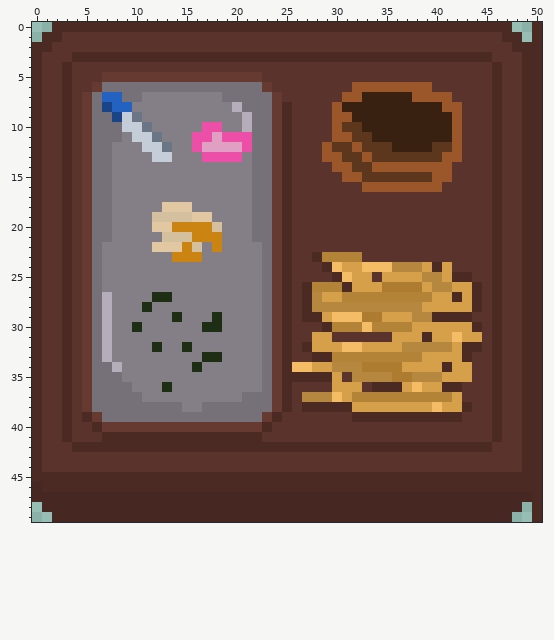
File history of a pixel-art file, ASSETS/TEXTURES/FURNITURE/FURNITURE.aseprite. The picture above is the old version.
500x500 pixels, 1 frame. Pixels under 10% opacity are left out. Colours within 5 levels of each other are drawn and written as one. Shown: x 0..50, y 0..49. The commit also changed other parts of the picture, which this record leaves out.
The same view after the edit:
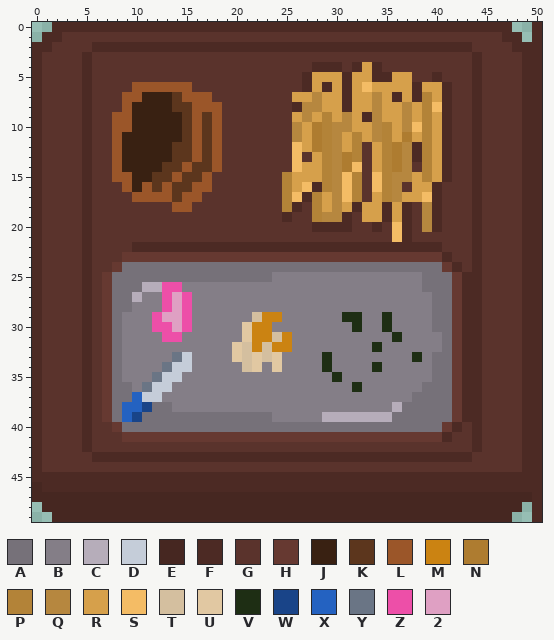
Palette (. is transparent): A #767179  B #847e87  C #b6adba  D #c5cdd9  E #462721  F #4c2a24  G #5a332c  H #663931  J #392112  K #5c361d  L #9b5629  M #cb8312  N #ae7c30  P #b38338  Q #b6873f  R #d6a04b  S #f4bc65  T #d4bf9f  U #e1c8a2  V #1e2e14  W #194488  X #2462c1  Y #6a7585  Z #ed4fa8  2 #dfa0c3
The edit:
--- layer "Layer 2"
@@ x 0..50 @@
  1 .FFGGGGGGGGGGGGGGGGGGGGGGGGGGGGGGGGGGGGGGGGGGGGFF.F
- 2 FFGGGGGGGGGGGGGGGGGGGGGGGGGGGGGGGGGGGGGGGGGGGGGGFFF
- 3 FGGGFFFFFFFFFFFFFFFFFFFFFFFFFFFFFFFFFFFFFFFFFFGGGFF
- 4 FGGFGGGGGGGGGGGGGGGGGGGGGGGGGGGGGGGGGGGGGGGGGGFGGFF
- 5 FGGFGGGHHHHHHHHHHHHHHHHGGGGGGGGGGGGGGGGGGGGGGGFGGFF
- 6 FGGFGGHAAAAAAAAAAAAAAAAHGGGGGGGGLLLLLLLLGGGGGGFGGFF
- 7 FGGFGHAXXAABBBBBBBBAAAAAHGGGGGGLLJJJJJLLLLGGGGFGGFF
- 8 FGGFGHAWXXBBBBBBBBBBCAAAHFGGGGLJJJJJJJJJJLLGGGFGGFF
- 9 FGGFGHAAWDYBBBBBBBBBBCAAHFGGGGLLJJJJJJJJJJLGGGFGGFF
-10 FGGFGHAAADDYBBBBBZZBBCAAHFGGGGLKKJJJJJJJJJLGGGFGGFF
-11 FGGFGHAAABDDYBBBZZ2ZZZAAHFGGGGLLKKJJJJJJJJLGGGFGGFF
-12 FGGFGHAABBBDDYBBZ2222ZAAHFGGGLKKLKKKJJJJKKLGGGFGGFF
-13 FGGFGHAABBBBDDBBBZZZZBAAHFGGGLLKKLKKKKKKKLLGGGFGGFF
-14 FGGFGHAABBBBBBBBBBBBBBAAHFGGGGLLKKLLLLLLLLGGGGFGGFF
-15 FGGFGHAABBBBBBBBBBBBBBAAHFGGGGGLLKKKKKKKLLGGGGFGGFF
-16 FGGFGHAABBBBBBBBBBBBBBAAHFGGGGGGGLLLLLLLLGGGGGFGGFF
-17 FGGFGHAABBBBBBBBBBBBBBAAHFGGGGGGGGGGGGGGGGGGGGFGGFF
-18 FGGFGHAABBBBBUUUBBBBBBAAHFGGGGGGGGGGGGGGGGGGGGFGGFF
-19 FGGFGHAABBBBTTTTUUBBBBAAHFGGGGGGGGGGGGGGGGGGGGFGGFF
-20 FGGFGHAABBBBUUMMMMTBBBAAHFGGGGGGGGGGGGGGGGGGGGFGGFF
-21 FGGFGHAABBBBBTTTMMMBBBAAHFGGGGGGGGGGGGGGGGGGGGFGGFF
-22 FGGFGHABBBBBUUUMTBMBBBBAHFGGGGGGGGGGGGGGGGGGGGFGGFF
-23 FGGFGHABBBBBBBMMMBBBBBBAHFGGFPPPPGGGGGGGGGGGGGFGGFF
-24 FGGFGHABBBBBBBBBBBBBBBBAHFGGGFSRRSSSQQQRFRGGGGFGGFF
-25 FGGFGHABBBBBBBBBBBBBBBBAHFGGGGFSRRGRRRRQQRFFGGFGGFF
-26 FGGFGHABBBBBBBBBBBBBBBBAHFGFPPPFRRRNNNNRQQRRFGFGGFF
-27 FGGFGHACBBBBVVBBBBBBBBBAHFGFQRRPPPPPPPPPRRFRFGFGGFF
-28 FGGFGHACBBBVBBBBBBBBBBBAHFGFQQQQQQQQQQQRRRRRFGFGGFF
-29 FGGFGHACBBBBBBVBBBVBBBBAHFGFFRSSSNNRRRQQFFFFGGFGGFF
-30 FGGFGHACBBVBBBBBBVVBBBBAHFGGGFPPPSPPPPRRRRRRFGFGGFF
-31 FGGFGHACBBBBBBBBBBBBBBBAHFGGRRGGGGGGRRRFRRSRRGFGGFF
-32 FGGFGHACBBBBVBBVBBBBBBBAHFGFRRRSSRRRRQQQQQRFFGFGGFF
-33 FGGFGHACBBBBBBBBBVVBBBBAHFGGFFPPPPPPPPPRRRRFGGFGGFF
-34 FGGFGHAACBBBBBBBVBBBBBBAHFSSRRQQQNNNNRRRRFRRGGFGGFF
-35 FGGFGHAAABBBBBBBBBBBBBBAHFFFFFRGQQQQNNQQQRRRGGFGGFF
-36 FGGFGHAAAABBBVBBBBBBBBBAHFGGGGRRRGFFFRSRRFFGGGFGGFF
-37 FGGFGHAAAAABBBBBBBBBBAAAHFGQQQSRPPPPPPPPPPRGGGFGGFF
-38 FGGFGHAAAAAAAAABBAAAAAAAHFGFFFFFRRRRRRRRSRRFGGFGGFF
-39 FGGFGFHAAAAAAAAAAAAAAAAHFGGGGGGGFFFFFFFFFFFGGGFGGFF
-40 FGGFGGFHHHHHHHHHHHHHHHHFGGGGGGGGGGGGGGGGGGGGGGFGGFF
-41 FGGFGGGFFFFFFFFFFFFFFFFGGGGGGGGGGGGGGGGGGGGGGGFGGFF
-42 FGGGFFFFFFFFFFFFFFFFFFFFFFFFFFFFFFFFFFFFFFFFFFGGGFF
-43 FGGGGGGGGGGGGGGGGGGGGGGGGGGGGGGGGGGGGGGGGGGGGGGGGFF
+ 2 FFGGGGFFFFFFFFFFFFFFFFFFFFFFFFFFFFFFFFFFFFFFGGGGFFF
+ 3 FGGGGFGGGGGGGGGGGGGGGGGGGGGGGGGGGGGGGGGGGGGGFGGGGFF
+ 4 FGGGGFGGGGGGGGGGGGGGGGGGGGGGFFFGFRFGGGGGGGGGFGGGGFF
+ 5 FGGGGFGGGGGGGGGGGGGGGGGGGGGFRRRFRRFFRRGGFGGGFGGGGFF
+ 6 FGGGGFGGGGLLLLLLGGGGGGGGGGGFRFRFRSRRRRFRRFGGFGGGGFF
+ 7 FGGGGFGGGLLJJJKLLLGGGGGGGGRRQRRFRRQRFRFPRFGGFGGGGFF
+ 8 FGGGGFGGGLJJJJKKLLLGGGGGGGFQQRRFRRQRRQRPSFGGFGGGGFF
+ 9 FGGGGFGGLLJJJJJKLKLGGGGGGGRQRPRQRFQRRQRPRFGGFGGGGFF
+10 FGGGGFGGLLJJJJJKLKLGGGGGGGQRNPQQRRQPRQSPRFGGFGGGGFF
+11 FGGGGFGGLJJJJJJKLKLGGGGGGGQRNPQRPRQPRNRPRFGGFGGGGFF
+12 FGGGGFGGLJJJJJKKLKLGGGGGGGSRNPQRPGRPNQFPRFGGFGGGGFF
+13 FGGGGFGGLJJJJJKKLKLGGGGGGGSGRPQNPGRPNQFPRFGGFGGGGFF
+14 FGGGGFGGLJJJJKKLKKLGGGGGGGSRRPQNSGRPNQGPRFGGFGGGGFF
+15 FGGGGFGGLLJJKKLKKLGGGGGGGPRRRPQSPGSPQQRPRFGGFGGGGFF
+16 FGGGGFGGGLJLKLKKLLGGGGGGGPRSFPQSPGSPQGRRFGGGFGGGGFF
+17 FGGGGFGGGGLLLLKLLGGGGGGGGPSFPRQSPGRPQRRSFGGGFGGGGFF
+18 FGGGGFGGGGGGGGLLGGGGGGGGGPFGPRQRFRRFRFGQFGGGFGGGGFF
+19 FGGGGFGGGGGGGGGGGGGGGGGGGFGGPQQFGRRFRFGQFGGGFGGGGFF
+20 FGGGGFGGGGGGGGGGGGGGGGGGGGGGFFFFGGFGSFGQFGGGFGGGGFF
+21 FGGGGFGGGGGGGGGGGGGGGGGGGGGGGGGGGGGGSFGGGGGGFGGGGFF
+22 FGGGGFGGGGFFFFFFFFFFFFFFFFFFFFFFFFFFFFFFFGGGFGGGGFF
+23 FGGGGFGGGHHHHHHHHHHHHHHHHHHHHHHHHHHHHHHHHFGGFGGGGFF
+24 FGGGGFGGHAAAAAAAAAAAAAAAAAAAAAAAAAAAAAAAAHFGFGGGGFF
+25 FGGGGFGHAAAAAAAAAAAAAAAABBBBBBBBBBBBBBBAAAHFFGGGGFF
+26 FGGGGFGHAAACCZZBBBBBBBBBBBBBBBBBBBBBBBBAAAHFFGGGGFF
+27 FGGGGFGHAACBBZ2ZBBBBBBBBBBBBBBBBBBBBBBBBAAHFFGGGGFF
+28 FGGGGFGHAABBBZ2ZBBBBBBBBBBBBBBBBBBBBBBBBAAHFFGGGGFF
+29 FGGGGFGHABBBZ22ZBBBBBBTMMBBBBBBVVBBVBBBBAAHFFGGGGFF
+30 FGGGGFGHABBBZZ2ZBBBBBUMMBBBBBBBBVBBVBBBBAAHFFGGGGFF
+31 FGGGGFGHABBBBZZBBBBBBUMMTMBBBBBBBBBBVBBBBAHFFGGGGFF
+32 FGGGGFGHABBBBBBBBBBBUTMTMMBBBBBBBBVBBBBBBAHFFGGGGFF
+33 FGGGGFGHABBBBBYDBBBBUTUTUBBBBVBBBBBBBBVBAAHFFGGGGFF
+34 FGGGGFGHABBBBYDDBBBBBTUBUBBBBVBBBBVBBBBBAAHFFGGGGFF
+35 FGGGGFGHABBBYDDBBBBBBBBBBBBBBBVBBBBBBBBBAAHFFGGGGFF
+36 FGGGGFGHAABYDDBBBBBBBBBBBBBBBBBBVBBBBBBAAAHFFGGGGFF
+37 FGGGGFGHAAXDDBBBBBBBBBBBBBBBBBBBBBBBBBAAAAHFFGGGGFF
+38 FGGGGFGHAXXWAABBBBBBBBBBBBBBBBBBBBBBCAAAAAHFFGGGGFF
+39 FGGGGFGHAXWAAAAAAAAAAAAABBBBBCCCCCCCAAAAAAHFFGGGGFF
+40 FGGGGFGGHAAAAAAAAAAAAAAAAAAAAAAAAAAAAAAAAHFGFGGGGFF
+41 FGGGGFGGGHHHHHHHHHHHHHHHHHHHHHHHHHHHHHHHHFGGFGGGGFF
+42 FGGGGFGGGGGGGGGGGGGGGGGGGGGGGGGGGGGGGGGGGGGGFGGGGFF
+43 FGGGGGFFFFFFFFFFFFFFFFFFFFFFFFFFFFFFFFFFFFFFGGGGGFF
 44 FGGGGGGGGGGGGGGGGGGGGGGGGGGGGGGGGGGGGGGGGGGGGGGGGFF
Boxes around the changes in both pictures, in picture pixels (x1, y1, x2, y2):
changed: (62, 42, 502, 462)
